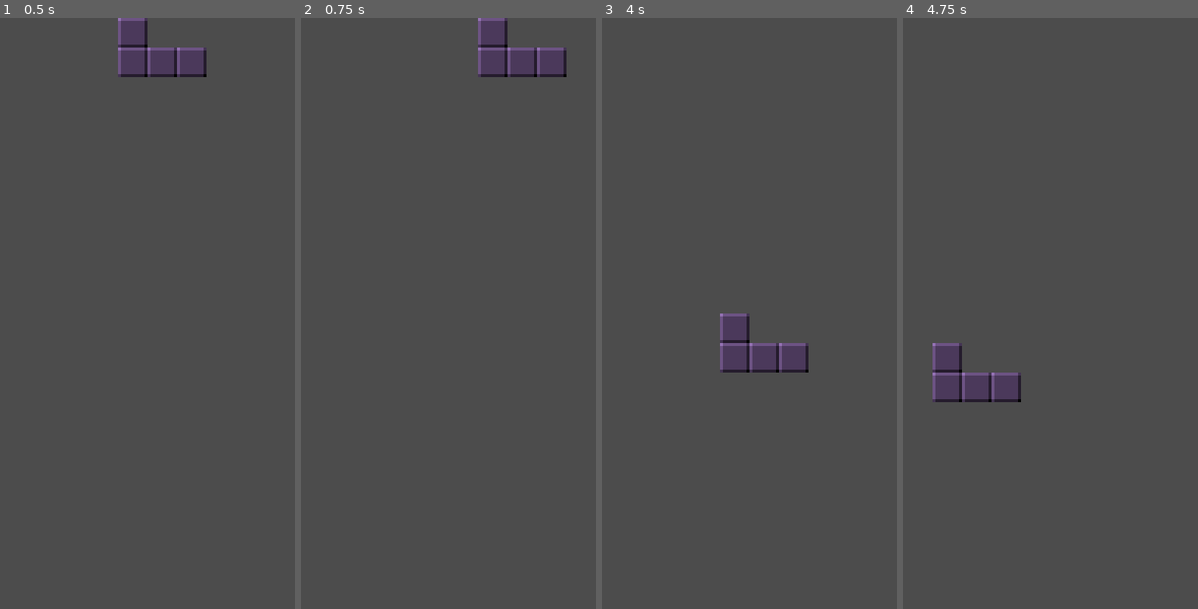
Above: before the commit, frames 1-4 (left to right).
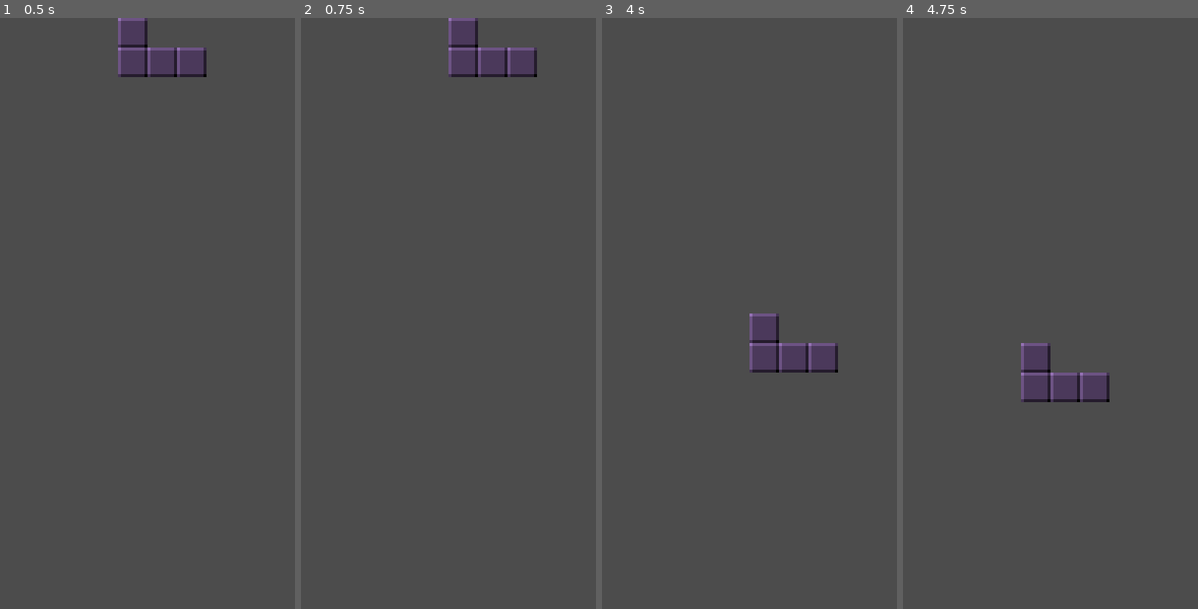
Above: after the commit, the same moments.

Repository: steviedisco/godot-tetris
Game: Godot game, scene res://Scenes/Field.tscn
Two runs of this game, one before a commit and one after it. Both use one fixed random seed, a clock stepped at 60 frames per second and the inputs below.
Inputs:
- Up to frame 1 (0.5 s): no input
- Up to frame 2 (0.75 s): tap Enter at 0.5 s; hold Right (ui_right) from 0.53 s (still down)
- Up to frame 3 (4 s): release Right (ui_right) at 1.28 s; hold Down (ui_down) 1.28-2.03 s; hold Right (ui_right) 2.03-3.53 s; tap Space at 2.75 s; tap Enter at 3.5 s; hold Left (ui_left) from 3.53 s (still down)
- Up to frame 4 (4.75 s): keep holding Left (ui_left)

Frame 1 is identical in both runs. In frame 2, 0.7% of the frame differs, in the area x 50-90%, y 0-10%; in frame 3, 0.7%; in frame 4, 1.4%, in the area x 10-70%, y 55-65%.

Commit message:
fixed removal of lines

Diff:
--- a/Scenes/Field.tscn
+++ b/Scenes/Field.tscn
@@ -3,7 +3,7 @@
 [ext_resource path="res://Scenes/ShapeGenerator.tscn" type="PackedScene" id=1]
 [ext_resource path="res://Scripts/Field.gd" type="Script" id=2]
 [ext_resource path="res://Scenes/Input.tscn" type="PackedScene" id=3]
-[ext_resource path="res://Scenes/Monitor.tscn" type="PackedScene" id=4]
+[ext_resource path="res://Scenes/RowMonitor.tscn" type="PackedScene" id=4]
 
 [sub_resource type="RectangleShape2D" id=1]
 extents = Vector2( 8, 400 )
@@ -33,7 +33,7 @@
 collision_layer = 2
 
 [node name="CollisionShape2D" type="CollisionShape2D" parent="RightWall"]
-position = Vector2( 0, 8 )
+position = Vector2( 0, 6.50171 )
 shape = SubResource( 1 )
 
 [node name="Floor" type="KinematicBody2D" parent="."]
@@ -48,7 +48,7 @@
 [node name="Monitor" parent="." instance=ExtResource( 4 )]
 position = Vector2( 20, 0 )
 z_index = 1
-cast_to = Vector2( 0, 0 )
+cast_to = Vector2( 360, 0 )
 
 [connection signal="shape_drop" from="ShapeGenerator" to="." method="_on_ShapeGenerator_shape_drop"]
 [connection signal="Drop" from="Input" to="." method="_on_Input_Drop"]
--- a/Scenes/Input.tscn
+++ b/Scenes/Input.tscn
@@ -6,6 +6,6 @@
 script = ExtResource( 1 )
 
 [node name="InputTimer" type="Timer" parent="."]
-wait_time = 0.2
+wait_time = 0.4
 
 [connection signal="timeout" from="InputTimer" to="." method="_on_InputTimer_timeout"]
--- a/Scripts/Monitor.gd
+++ b/Scripts/Monitor.gd
@@ -1,43 +1,43 @@
 extends RayCast2D
 
-var _screen_size
 
-func _ready():
-	_screen_size = get_viewport_rect().size
+func CheckLines(mode = "remove", start_row = 19):
 
-
-#func _draw():
-#	draw_line(Vector2.ZERO, cast_to, Color(255, 0, 0), 1)
-
-
-func CheckLines():
-
-	for row_index in range (19, 0, -1):
+	for row_index in range (start_row, 0, -1):
 
 		clear_exceptions()
 
 		position.y = (row_index * 40) + 20
-		cast_to = Vector2(_screen_size.x - 40, 0)
 
 		var collision_count = 0
 		var colliders = []
 
-		for col in range(10):
+		for _col in range(10):
 			force_raycast_update()
 
 			if is_colliding():
 				collision_count += 1
-			else:
+
+				var collider = get_collider()
+				add_exception(collider)
+				colliders.push_back(collider)
+
+			elif mode == "remove":
 				break
 
-			var collider = get_collider()
-			add_exception(collider)
-			colliders.push_back(collider)
+		if mode == "remove" and collision_count == 10:
+			for collider in colliders:
+				var parent = collider.get_parent()
+				collider.queue_free()
+				parent.remove_child(collider)
 
-		if collision_count > 0:
-			print("colliding = {count}".format({"count": collision_count}))
 
-		if collision_count == 10:
-			for index in range(10):
-				var node = colliders[index]
-				node.visible = false
+				if (parent.get_child_count() == 0):
+					parent.queue_free()
+					parent.get_parent().remove_child(parent)
+
+			CheckLines("shift", row_index - 1)
+
+		elif mode == "shift":
+			for collider in colliders:
+				collider.global_position.y += 40
--- a/Scripts/ShapeGenerator.gd
+++ b/Scripts/ShapeGenerator.gd
@@ -45,7 +45,7 @@
 
 
 func get_next_shape_instance():
-	return  _shapes[randi() % _shapes.size()].instance() # _shapes[6].instance()
+	return _shapes[randi() % _shapes.size()].instance() # _shapes[0].instance()  #
 
 
 func set_shapes():
Renamed: Scenes/Monitor.tscn -> Scenes/RowMonitor.tscn
